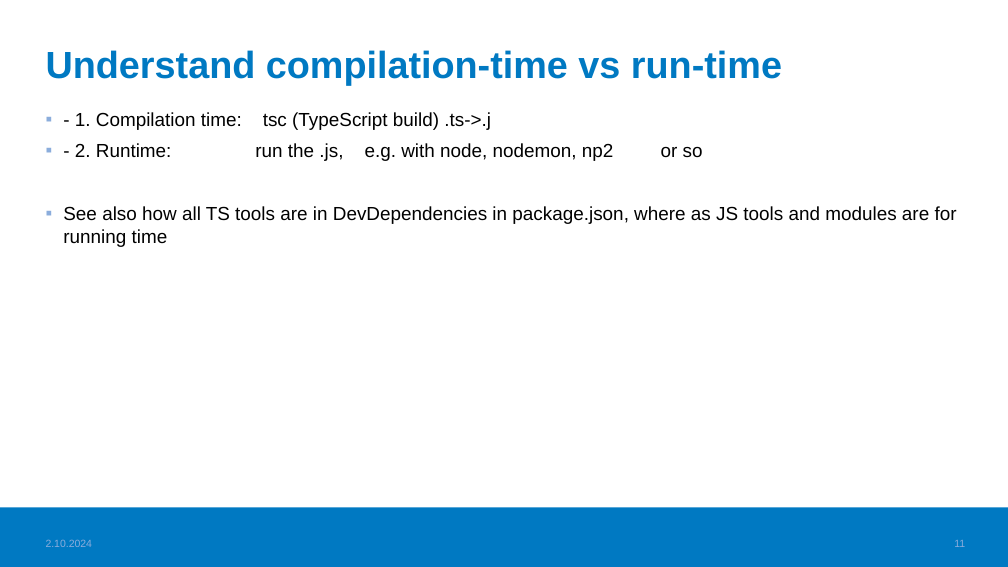
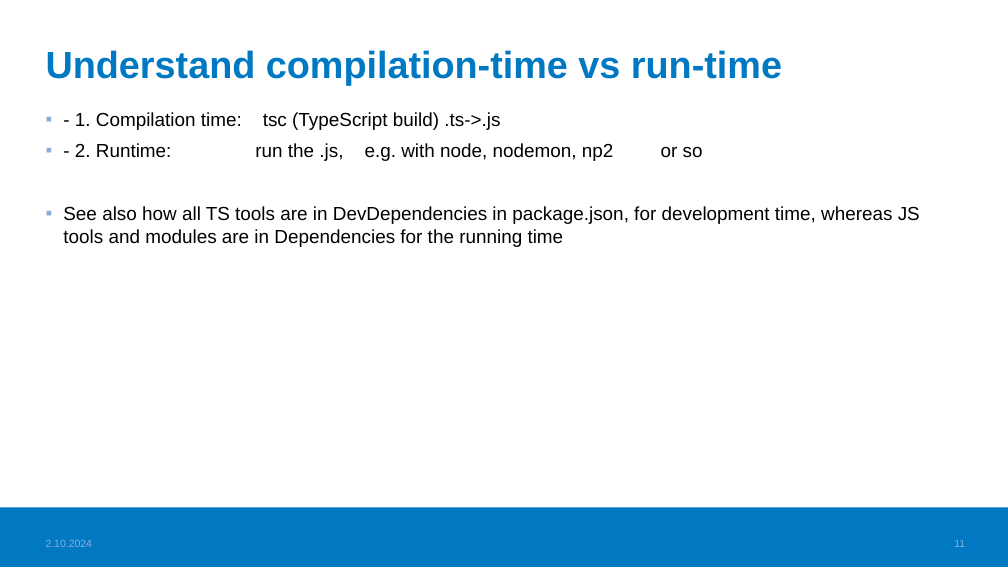
Before and after one commit to valju/JS_ES_Features, a slide deck: slide 11 of TS_basics/TypeScript_usage_understood.pptx. Drawn at 1008x567 pixels with LibreOffice and Linux fonts; fonts in the diff are those of the drawing; background and template pictures are left out. Boxes give left, top, right and bottom in pixels: in the first picture for what was removed or moved away, otherwise in the second. Text is boxed around its words. In the diff, an @@ line names an element or a change of style, - is before the commit and + after.

```diff
--- a/TS_basics/TypeScript_usage_understood.pptx
+++ b/TS_basics/TypeScript_usage_understood.pptx
@@ text at [75, 112, 500, 130]: text changed @@
-▪ - 1. Compilation time: tsc (TypeScript build) .ts->.j
+▪ - 1. Compilation time: tsc (TypeScript build) .ts->.js
@@ text at [63, 206, 920, 247]: text changed @@
-▪ See also how all TS tools are in DevDependencies in package.json, where as JS tools and modules are for running time
+▪ See also how all TS tools are in DevDependencies in package.json, for development time, whereas JS tools and modules are in Dependencies for the running time
```
Also in this commit, not shown: 1 other file.
